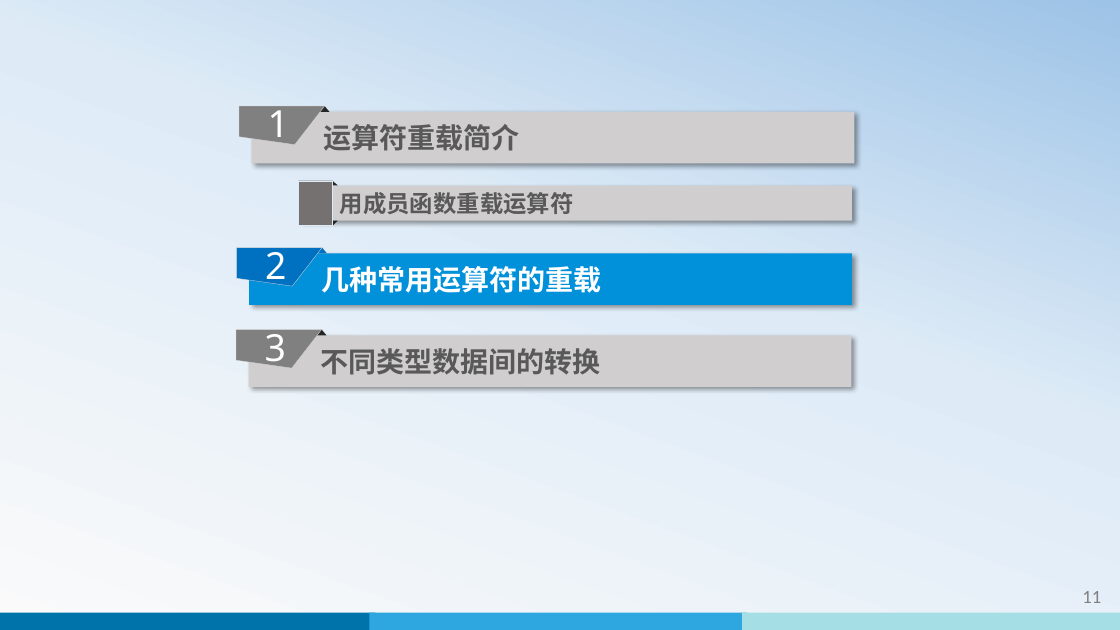
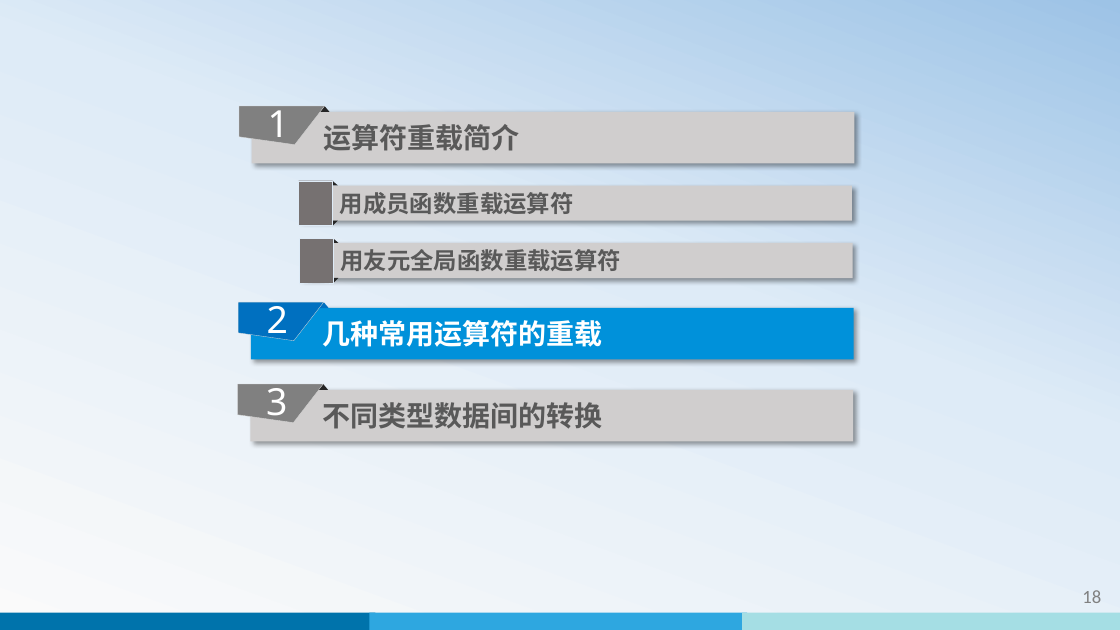
Before and after one commit to WeiMuYang/course-for-class, a slide deck: slide 19 of 16-object-oriented-programming-Cpp/01-oop-cpp-ppt/14-运算符重载.pptx (slide 12 before the commit). Drawn at 1120x630 pixels with LibreOffice and Linux fonts; fonts in the diff are those of the drawing. Boxes give left, top, right and bottom in pixels: in the first picture for what was removed or moved away, otherwise in the second. Text is boxed around its words. In the diff, an @@ line names an element or a change of style, - is before the commit and + after.

Commit message:
更新14-运算符重载

```diff
--- a/16-object-oriented-programming-Cpp/01-oop-cpp-ppt/14-运算符重载.pptx
+++ b/16-object-oriented-programming-Cpp/01-oop-cpp-ppt/14-运算符重载.pptx
@@ group added at (299,239,852,283): 2 rectangles, 2 triangles @@
+用友元全局函数重载运算符
@@ 2 freeform shapes, 2 rectangles, 2 triangles: place and size @@
-2 freeform shapes, 2 rectangles, 2 triangles at (236,248,852,386)
+2 freeform shapes, 2 rectangles, 2 triangles at (238,302,854,441)
@@ page number at (1082,590,1101,603): text changed @@
-11
+18
```
Also in this commit, not shown: 17 other slides changed, 28 slides added, 1 slide removed.
